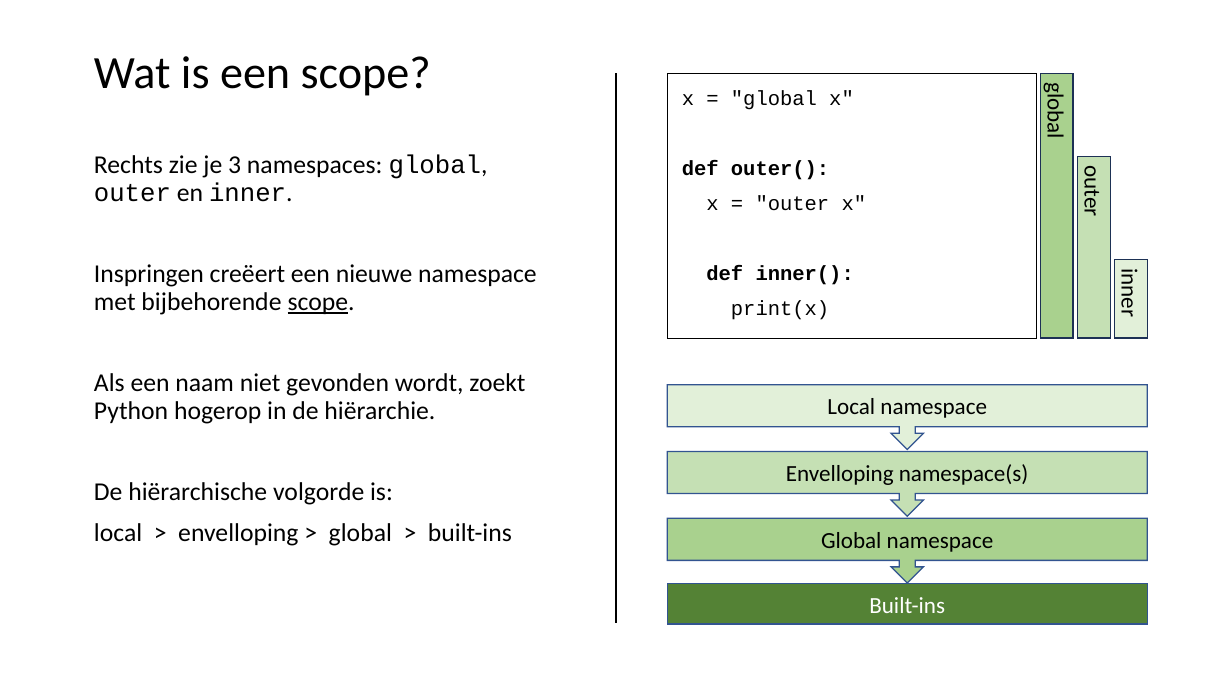
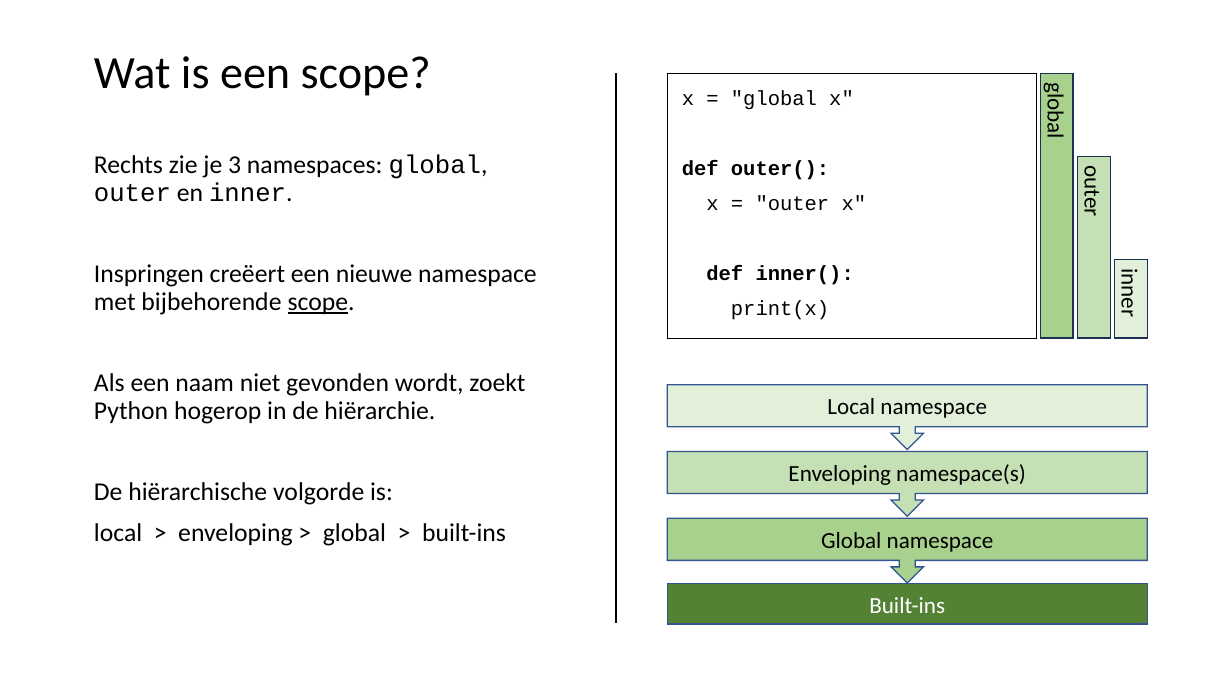
Before and after one commit to LFKoning/knowledge-sharing, a slide deck: slide 48 of python_trainees/1_basics_classes/python_traineeship_1.pptx (slide 47 before the commit). Drawn at 1232x693 pixels with LibreOffice and Linux fonts; fonts in the diff are those of the drawing. Boxes give left, top, right and bottom in pixels: in the first picture for what was removed or moved away, otherwise in the second. Text is boxed around its words. In the diff, an @@ line names an element or a change of style, - is before the commit and + after.

```diff
--- a/python_trainees/1_basics_classes/python_traineeship_1.pptx
+++ b/python_trainees/1_basics_classes/python_traineeship_1.pptx
@@ text in down arrow callout at (x1=788, y1=464, x2=1026, y2=485): text changed @@
-Envelloping namespace(s)
+Enveloping namespace(s)
@@ text at (x1=94, y1=523, x2=506, y2=546): text changed @@
-local > envelloping > global > built-ins
+local > enveloping > global > built-ins
```
Also in this commit, not shown: 11 other slides changed, 1 slide added, 10 other files.
